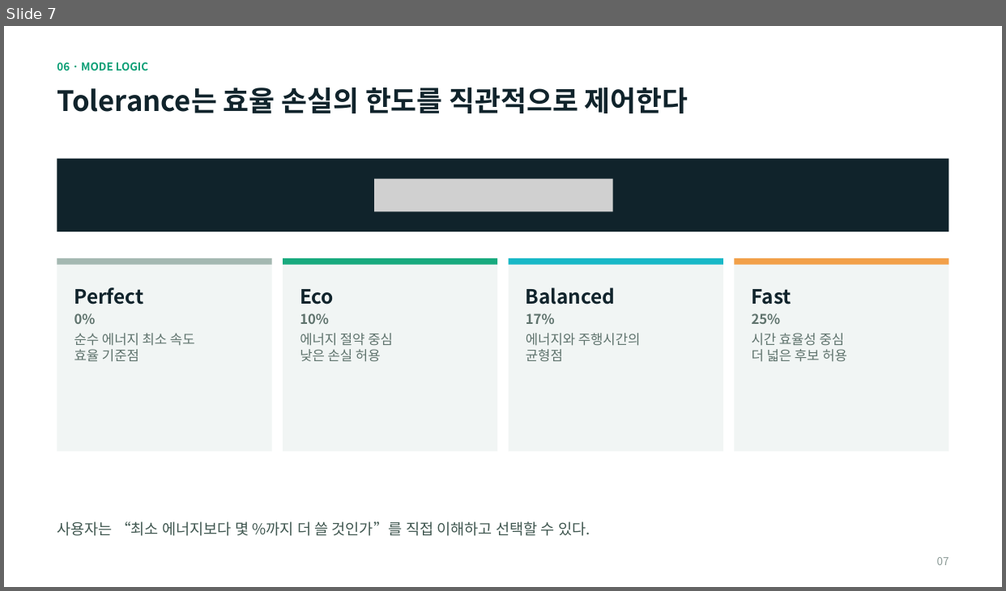
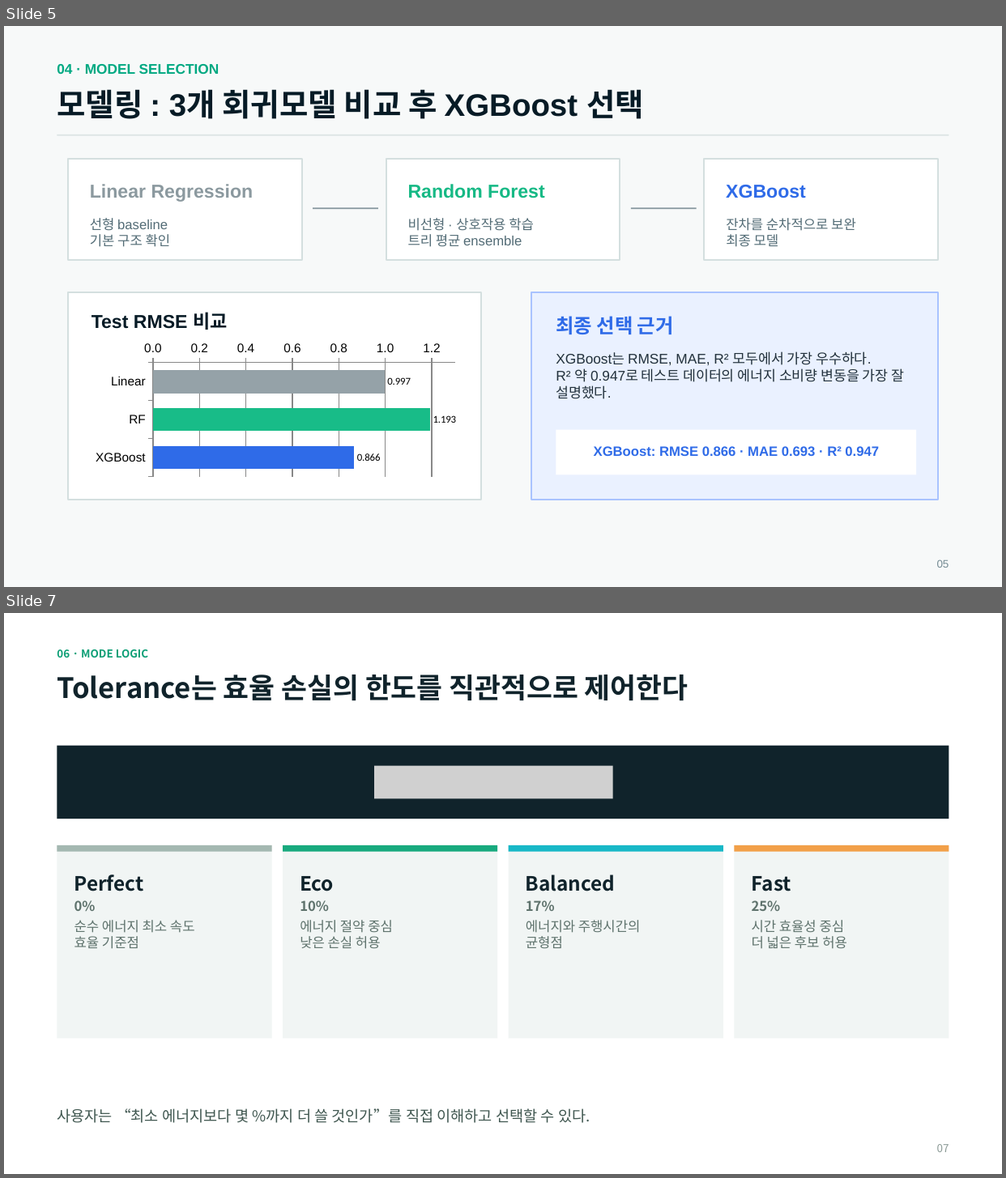
Before and after one commit to jannie601H/gg1th_ml_basic, a slide deck: Docs/EV speed advisor.pptx. Shown one above the other, each under a label of ours: slide 7 before the commit, slides 5 and 7 after it; the slides between them are not shown. The pictures are 1006x591 and 1006x1178 pixels, drawn with LibreOffice and Linux fonts; fonts in the diff are those of the drawing; grey boxes stand for pictures. Boxes give left, top, right and bottom in pixels: in the first picture for what was removed or moved away, otherwise in the second. Text is boxed around its words. In the diff, an @@ line names an element or a change of style, - is before the commit and + after.

```diff
--- a/Docs/EV speed advisor.pptx
+++ b/Docs/EV speed advisor.pptx
@@ slide 5 added at bbox=[4, 26, 1002, 587], background #FFFFFF @@
@@ rectangle added at bbox=[4, 26, 1002, 587], fill #F7F9F9 @@
@@ text added at bbox=[57, 64, 219, 74], 13.5 pt, text #00A982, bold @@
+04 · MODEL SELECTION
@@ text added at bbox=[57, 89, 644, 119], 30 pt, text #071B26, bold @@
+모델링 : 3개 회귀모델 비교 후 XGBoost 선택
@@ rectangle added at bbox=[57, 135, 949, 136], fill #DCE5E4 @@
@@ rectangle added at bbox=[68, 159, 301, 259], fill #FFFFFF, outline #D4DFDF 1.5 pt @@
@@ rectangle added at bbox=[386, 159, 620, 259], fill #FFFFFF, outline #D4DFDF 1.5 pt @@
@@ rectangle added at bbox=[704, 159, 938, 259], fill #FFFFFF, outline #D4DFDF 1.5 pt @@
@@ text added at bbox=[90, 184, 253, 202], 18 pt, text #8B999F, bold @@
+Linear Regression
@@ text added at bbox=[408, 184, 545, 199], 18 pt, text #16B985, bold @@
+Random Forest
@@ text added at bbox=[726, 185, 806, 199], 18 pt, text #2F6BE8, bold @@
+XGBoost
@@ text added at bbox=[90, 218, 171, 247], 13 pt, text #536C76 @@
+선형 baseline
+기본 구조 확인
@@ rectangle added at bbox=[313, 208, 377, 209], fill #87989F @@
@@ text added at bbox=[408, 218, 534, 247], 13 pt, text #536C76 @@
+비선형 · 상호작용 학습
+트리 평균 ensemble
@@ rectangle added at bbox=[631, 208, 696, 209], fill #87989F @@
@@ text added at bbox=[726, 218, 856, 247], 13 pt, text #536C76 @@
+잔차를 순차적으로 보완
+최종 모델
@@ rectangle added at bbox=[68, 292, 481, 500], fill #FFFFFF, outline #D4DFDF 1.5 pt @@
@@ rectangle added at bbox=[531, 292, 938, 500], fill #EAF1FF, outline #A9C3FF 1.5 pt @@
@@ text added at bbox=[91, 312, 228, 330], 18 pt, text #071B26, bold @@
+Test RMSE 비교
@@ text added at bbox=[556, 316, 674, 335], 19 pt, text #2F6BE8, bold @@
+최종 선택 근거
@@ bar chart added at bbox=[88, 339, 462, 480] @@
+categories: Linear, RF, XGBoost
+Series 1: 0.997, 1.193, 0.866
@@ text added at bbox=[556, 352, 905, 399], 13.5 pt, text #22313B @@
+XGBoost는 RMSE, MAE, R² 모두에서 가장 우수하다.
+R² 약 0.947로 테스트 데이터의 에너지 소비량 변동을 가장 잘 설명했다.
@@ rectangle added at bbox=[556, 430, 916, 476], fill #FFFFFF @@
@@ text added at bbox=[594, 446, 879, 456], 13 pt, text #2F6BE8, bold @@
+XGBoost: RMSE 0.866 · MAE 0.693 · R² 0.947
@@ text added at bbox=[937, 560, 949, 568], 10.5 pt, text #748B93 @@
+05
```
Also in this commit, not shown: 6 slides changed, 1 slide removed, 1 other file.
